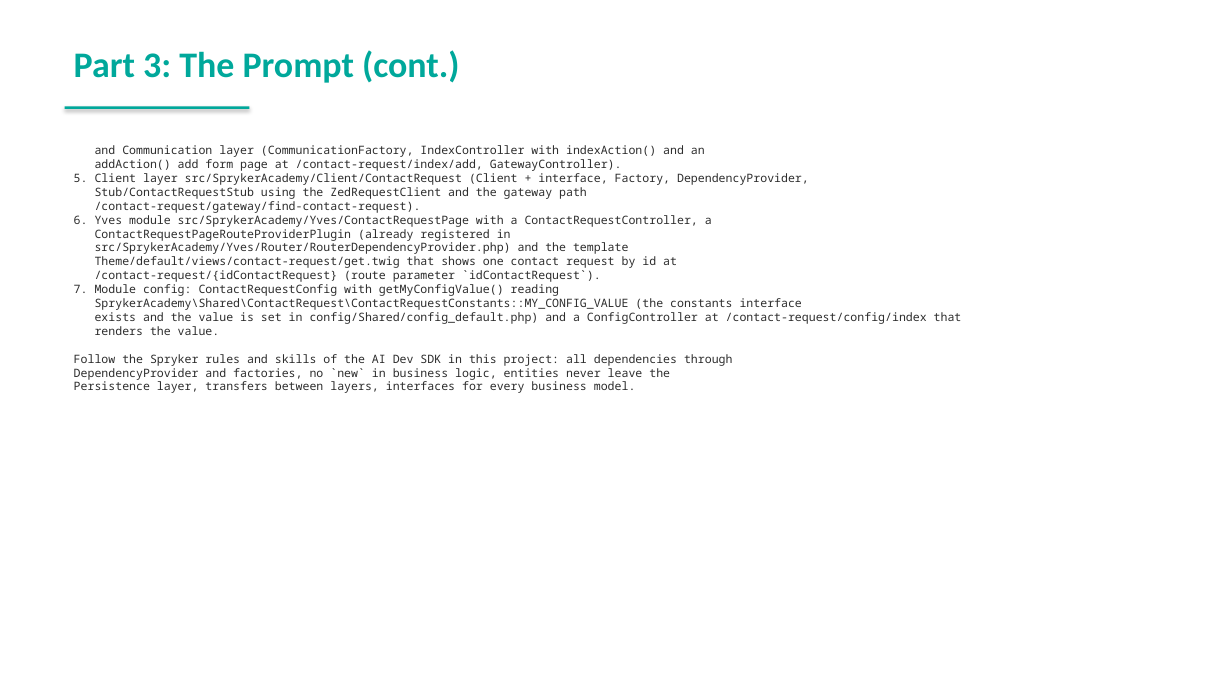
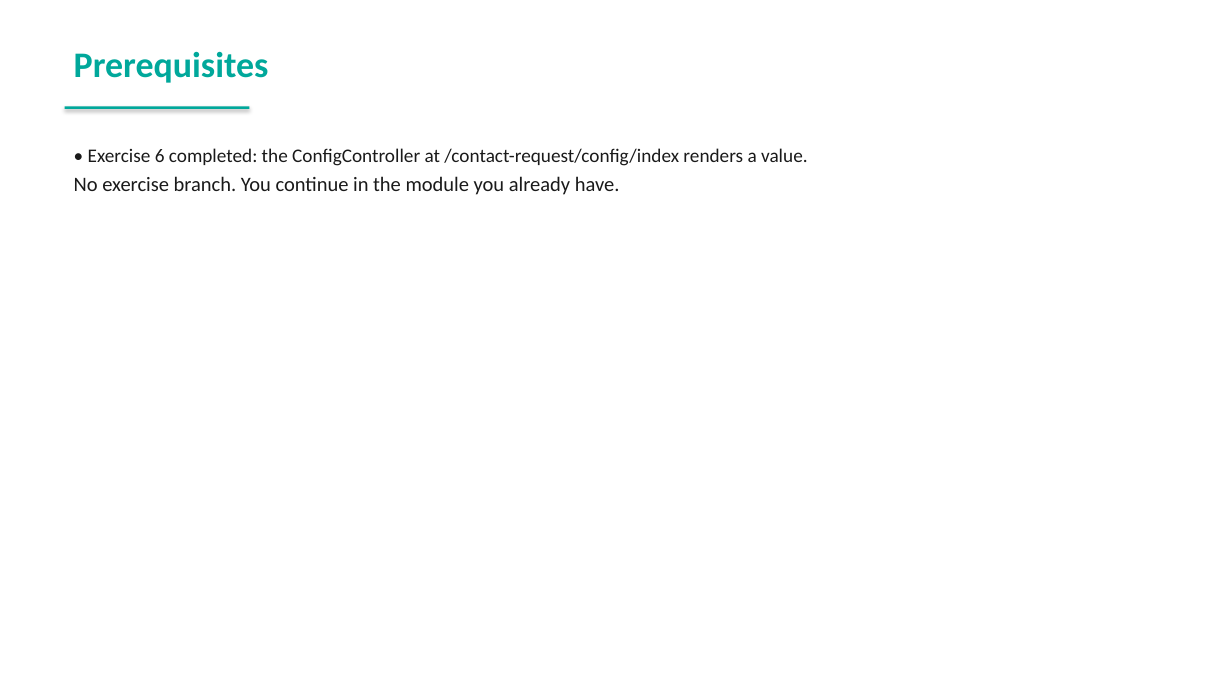
Before and after one commit to spryker-academy/instructor-exercises, a slide deck: slide 174 of guides-pptx/spryker-academy-fundamental.pptx (slide 164 before the commit). Drawn at 1232x693 pixels with LibreOffice and Linux fonts; fonts in the diff are those of the drawing. Boxes give left, top, right and bottom in pixels: in the first picture for what was removed or moved away, otherwise in the second. Text is boxed around its words. In the diff, an @@ line names an element or a change of style, - is before the commit and + after.

```diff
--- a/guides-pptx/spryker-academy-fundamental.pptx
+++ b/guides-pptx/spryker-academy-fundamental.pptx
@@ text at (74, 51, 269, 83): text changed @@
-Part 3: The Prompt (cont.)
+Prerequisites
@@ text at (74, 148, 808, 195): text changed; size 9 to 15 pt; font Noto Sans Mono to Calibri; text colour #2D2D2D to #1A1A1A @@
-and Communication layer (CommunicationFactory, IndexController with indexAction() and an
-addAction() add form page at /contact-request/index/add, GatewayController).
-5. Client layer src/SprykerAcademy/Client/ContactRequest (Client + interface, Factory, DependencyProvider,
-Stub/ContactRequestStub using the ZedRequestClient and the gateway path
-/contact-request/gateway/find-contact-request).
-6. Yves module src/SprykerAcademy/Yves/ContactRequestPage with a ContactRequestController, a
-ContactRequestPageRouteProviderPlugin (already registered in
-src/SprykerAcademy/Yves/Router/RouterDependencyProvider.php) and the template
-Theme/default/views/contact-request/get.twig that shows one contact request by id at
-/contact-request/{idContactRequest} (route parameter `idContactRequest`).
-7. Module config: ContactRequestConfig with getMyConfigValue() reading
-SprykerAcademy\Shared\ContactRequest\ContactRequestConstants::MY_CONFIG_VALUE (the constants interface
-exists and the value is set in config/Shared/config_default.php) and a ConfigController at /contact-request/config/index that
-renders the value.
-Follow the Spryker rules and skills of the AI Dev SDK in this project: all dependencies through
-DependencyProvider and factories, no `new` in business logic, entities never leave the
-Persistence layer, transfers between layers, interfaces for every business model.
+• Exercise 6 completed: the ConfigController at /contact-request/config/index renders a value.
+No exercise branch. You continue in the module you already have.
```
Also in this commit, not shown: 44 other slides changed, 84 slides added, 3 slides removed, 46 other files.
